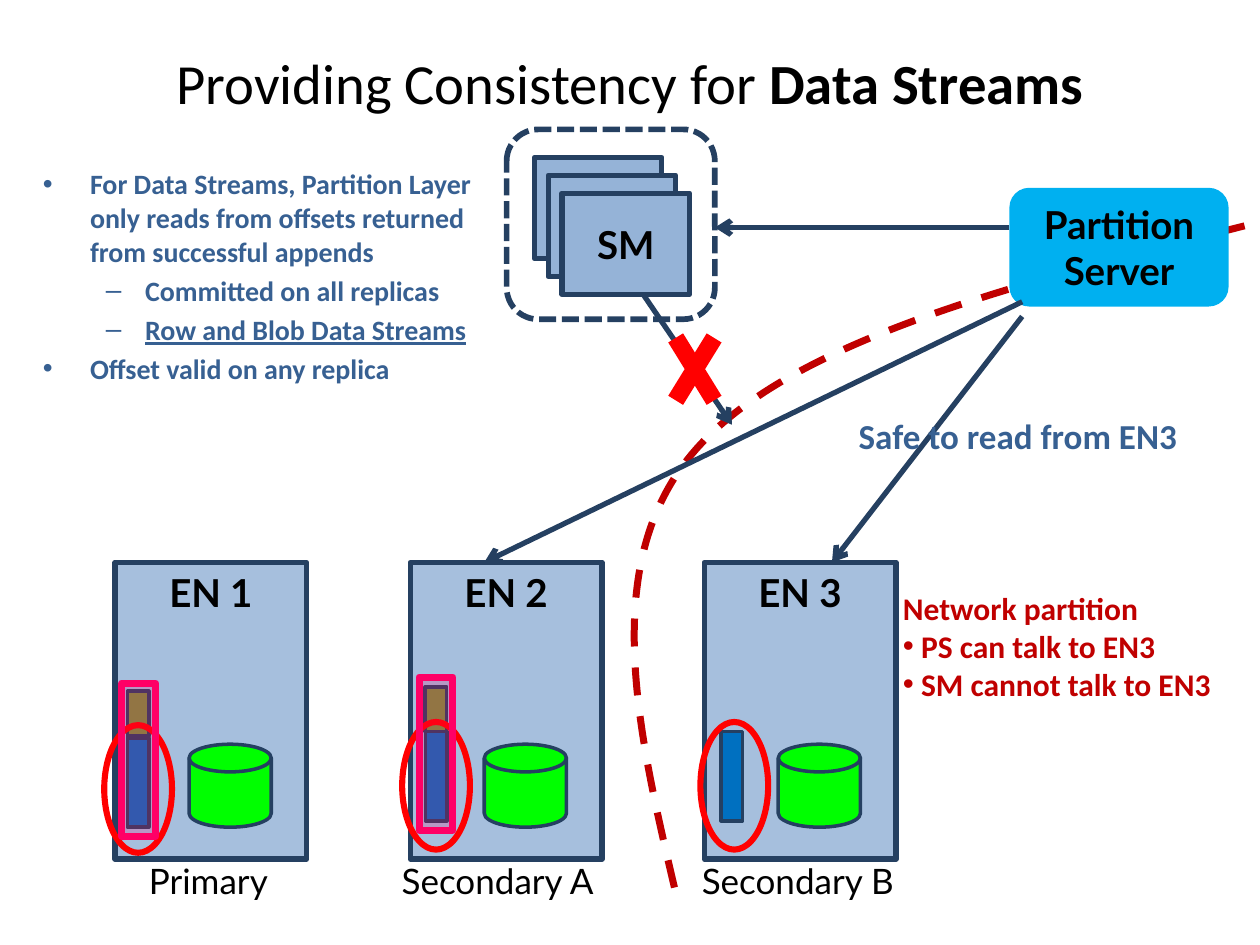
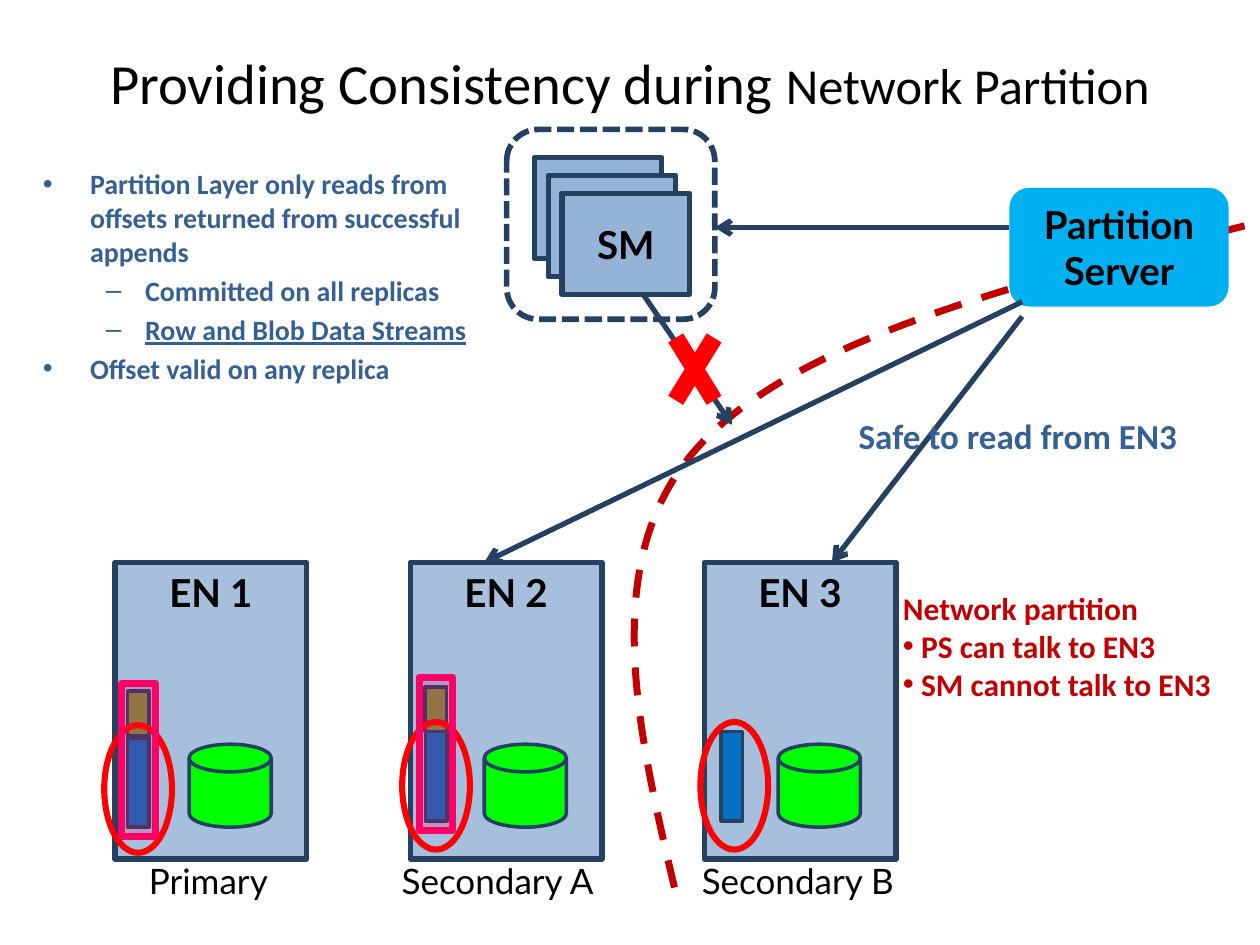
Before and after one commit to pnquanganh/distributed-storage-system, a slide deck: slide 1 of Paper Presentation/Presentation_part3.pptx (slide 2 before the commit). Drawn at 1260x945 pixels with LibreOffice and Linux fonts; fonts in the diff are those of the drawing. Boxes give left, top, right and bottom in pixels: in the first picture for what was removed or moved away, otherwise in the second. Text is boxed around its words. In the diff, an @@ line names an element or a change of style, - is before the commit and + after.

```diff
--- a/Paper Presentation/Presentation_part3.pptx
+++ b/Paper Presentation/Presentation_part3.pptx
@@ title at <box>110,64,1150,114</box>: text changed @@
-Providing Consistency for Data Streams
+Providing Consistency during Network Partition
@@ text at <box>90,174,460,267</box>: text changed @@
-• For Data Streams, Partition Layer only reads from offsets returned from successful appends
+• Partition Layer only reads from offsets returned from successful appends
```
Also in this commit, not shown: 2 other slides changed, 1 slide removed.
